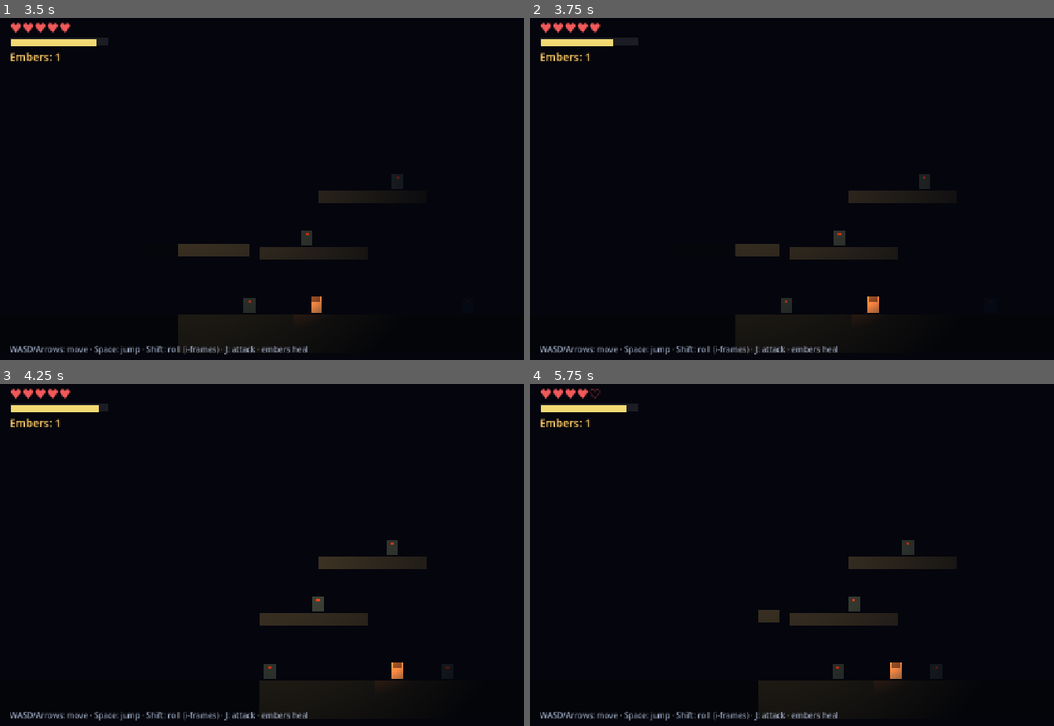
Above: before the commit, frames 1-4 (two rows, left to right).
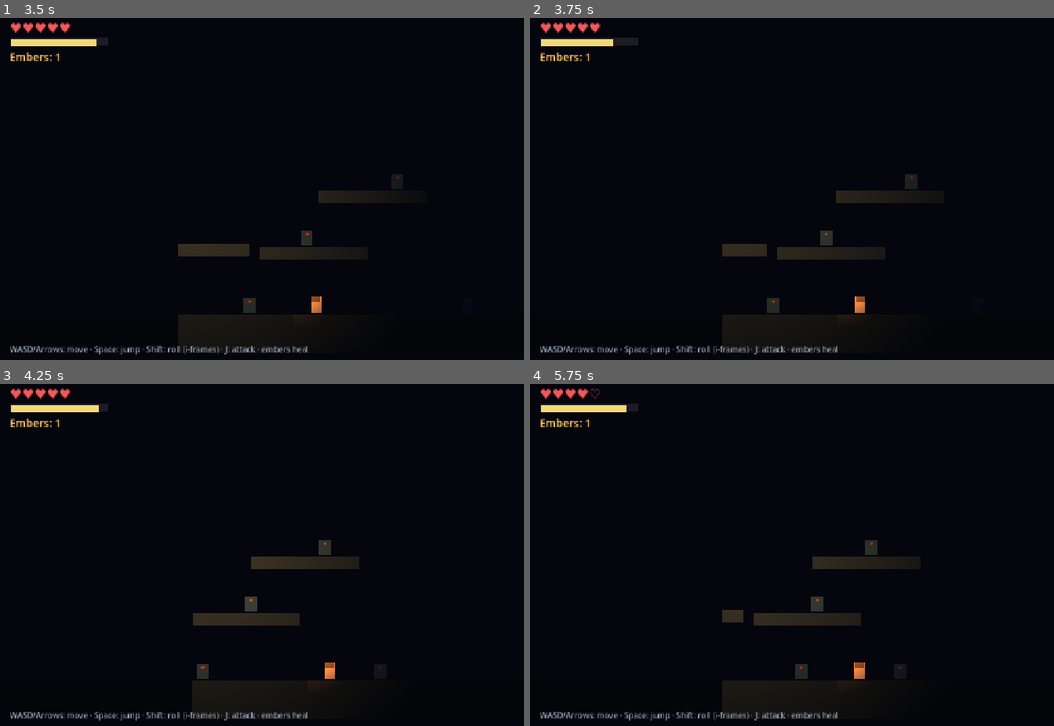
Above: after the commit, the same moments.

Repository: hugoborgplotnikov-boop/the-last-beacon
Game: Godot game, scene res://scenes/world.tscn
Two runs of this game, one before a commit and one after it. Both use one fixed random seed, a clock stepped at 60 frames per second and the inputs below.
Inputs:
- Up to frame 1 (3.5 s): tap Enter at 0.5 s; hold D (move_right) 0.53-2.03 s; tap J (attack) at 0.6, 2.1 s; tap Space (jump) at 0.77, 1.52, 3.02 s; tap Shift (roll) at 1.35, 2.85 s; hold A (move_left) 2.03-2.78 s; hold D (move_right) from 2.78 s (still down)
- Up to frame 2 (3.75 s): keep holding D (move_right); tap J (attack) at 3.6 s
- Up to frame 3 (4.25 s): keep holding D (move_right); tap Space (jump) at 3.77 s
- Up to frame 4 (5.75 s): release D (move_right) at 4.28 s; hold A (move_left) 4.28-5.03 s; tap Shift (roll) at 4.35 s; tap Space (jump) at 4.52 s; hold D (move_right) from 5.03 s (still down); tap J (attack) at 5.1 s

Frame 1 is identical in both runs. In frame 2, 1.1% of the frame differs, in the area x 36-77%, y 45-87%; in frame 3, 2.8%, in the area x 36-86%, y 45-89%; in frame 4, 1.8%.

Commit message:
feat(drill3): following camera + bigger cave with guarded treasure
- Camera2D on the keeper: smoothed follow, clamped to the cave (0..2200)
- Cave extended: floor + right wall now reach x=2200 (was 1280)
- New area: Platform4 (1700,500) floor-reachable, Ember2 treasure,
  Enemy5 guard — all in the death-reset list
- test_platforms: arena bound updated; Platform4 reachability checks added
- DRILL3.md: what changed + tiny tuning tasks for the keeper

Diff:
--- a/dev/TheLastBeacon/scenes/player.tscn
+++ b/dev/TheLastBeacon/scenes/player.tscn
@@ -48,6 +48,14 @@
 position = Vector2(0, 2)
 shape = SubResource("Rect_body")
 
+[node name="Camera2D" type="Camera2D" parent="."]
+position_smoothing_enabled = true
+position_smoothing_speed = 6.0
+limit_left = 0
+limit_top = 0
+limit_right = 2200
+limit_bottom = 720
+
 [node name="Lantern" type="PointLight2D" parent="."]
 position = Vector2(0, -8)
 texture = SubResource("Tex_lantern")
--- a/dev/TheLastBeacon/scenes/world.tscn
+++ b/dev/TheLastBeacon/scenes/world.tscn
@@ -6,7 +6,7 @@
 [ext_resource type="PackedScene" path="res://scenes/ember.tscn" id="4"]
 
 [sub_resource type="RectangleShape2D" id="Rect_floor"]
-size = Vector2(2400, 80)
+size = Vector2(3400, 80)
 
 [sub_resource type="RectangleShape2D" id="Rect_wall"]
 size = Vector2(80, 2000)
@@ -23,12 +23,12 @@
 [node name="Floor" type="StaticBody2D" parent="." unique_id=1330390633]
 
 [node name="CollisionShape2D" type="CollisionShape2D" parent="Floor" unique_id=333704728]
-position = Vector2(0, 660)
+position = Vector2(500, 660)
 shape = SubResource("Rect_floor")
 
 [node name="Visual" type="Polygon2D" parent="Floor" unique_id=787635753]
 color = Color(0.16, 0.17, 0.2, 1)
-polygon = PackedVector2Array(-1200, 620, 1200, 620, 1200, 700, -1200, 700)
+polygon = PackedVector2Array(-1200, 620, 2200, 620, 2200, 700, -1200, 700)
 
 [node name="WallLeft" type="StaticBody2D" parent="." unique_id=1404279498]
 
@@ -43,12 +43,12 @@
 [node name="WallRight" type="StaticBody2D" parent="." unique_id=504766105]
 
 [node name="CollisionShape2D" type="CollisionShape2D" parent="WallRight" unique_id=1464351169]
-position = Vector2(1320, 360)
+position = Vector2(2240, 360)
 shape = SubResource("Rect_wall")
 
 [node name="Visual" type="Polygon2D" parent="WallRight" unique_id=559569309]
 color = Color(0.16, 0.17, 0.2, 1)
-polygon = PackedVector2Array(1280, -700, 1360, -700, 1360, 1340, 1280, 1340)
+polygon = PackedVector2Array(2200, -700, 2280, -700, 2280, 1340, 2200, 1340)
 
 [node name="Platform1" type="StaticBody2D" parent="." unique_id=1284118467]
 position = Vector2(400, 490)
@@ -100,6 +100,22 @@
 
 [node name="Ember1" parent="." unique_id=90324824 instance=ExtResource("4")]
 position = Vector2(260, 590)
+
+[node name="Platform4" type="StaticBody2D" parent="."]
+position = Vector2(1700, 500)
+
+[node name="CollisionShape2D" type="CollisionShape2D" parent="Platform4"]
+shape = SubResource("Rect_platform")
+
+[node name="Visual" type="Polygon2D" parent="Platform4"]
+color = Color(0.16, 0.17, 0.2, 1)
+polygon = PackedVector2Array(-110, -13, 110, -13, 110, 13, -110, 13)
+
+[node name="Ember2" parent="." instance=ExtResource("4")]
+position = Vector2(1700, 475)
+
+[node name="Enemy5" parent="." instance=ExtResource("3")]
+position = Vector2(1780, 470)
 
 [node name="UI" type="CanvasLayer" parent="." unique_id=701357178]
 
--- a/dev/TheLastBeacon/scripts/world.gd
+++ b/dev/TheLastBeacon/scripts/world.gd
@@ -7,7 +7,7 @@
 @onready var ember_label: Label = $UI/Embers
 @onready var stamina_fill: ColorRect = $UI/StaminaBG/Fill
 @onready var death_label: Label = $UI/DeathLabel
-@onready var enemies: Array[Node] = [$Enemy1, $Enemy2, $Enemy3, $Enemy4]
+@onready var enemies: Array[Node] = [$Enemy1, $Enemy2, $Enemy3, $Enemy4, $Enemy5]
 
 
 func _ready() -> void:
--- a/dev/TheLastBeacon/tests/test_platforms.gd
+++ b/dev/TheLastBeacon/tests/test_platforms.gd
@@ -38,7 +38,7 @@
 		var p3_rect := Rect2(p3.position - Vector2(110, 13), Vector2(220, 26))
 		var p1_rect := Rect2(p1.position - Vector2(110, 13), Vector2(220, 26))
 		h.check(not p3_rect.intersects(p1_rect), "Platform3 does not overlap Platform1")
-		h.check(p3.position.x > 110.0 and p3.position.x < 1170.0, "Platform3 inside the arena")
+		h.check(p3.position.x > 110.0 and p3.position.x < 2090.0, "Platform3 inside the arena")
 
 		# Recipe: collision must match the visual (regression for the offset bug).
 		var visual: Polygon2D = p3.get_node("Visual")
@@ -64,5 +64,13 @@
 		h.check(rise_needed <= max_rise - 10.0,
 			"Platform3 floor-reachable with margin (needs %.0fpx, arc %.0fpx)"
 			% [rise_needed, max_rise])
+		var p4: Node2D = world.get_node("Platform4")
+		var p4_top := platform_top(p4)
+		var p4_land := p4_top - feet_offset
+		var p4_rise := rest_origin - p4_land
+		h.check(absf(p4.position.x - 1700.0) < 0.5,
+			"Platform4 in the new area (x=%.0f)" % p4.position.x)
+		h.check(p4_rise <= max_rise - 10.0,
+			"Platform4 floor-reachable with margin (needs %.0fpx, arc %.0fpx)" % [p4_rise, max_rise])
 		quit(0 if h.summary() else 1)
 	return false
Not shown, added: dev/TheLastBeacon/DRILL3.md
